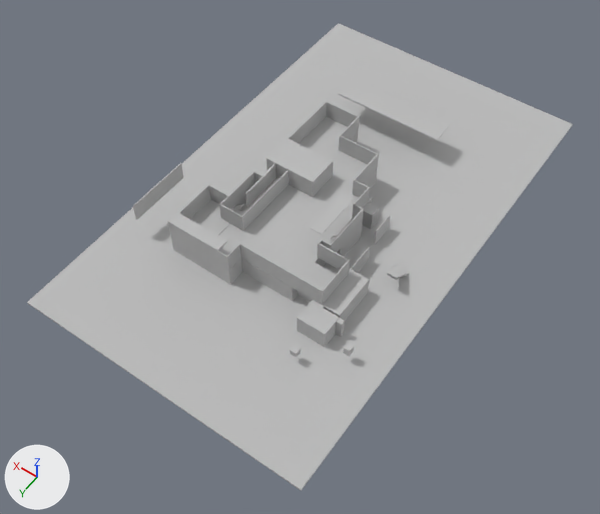
One commit to the OBJ model Assets/Props/building.obj: the scene before it, then after it.
Both versions are drawn from a 50 mm lens placed at (-51.0, 82.3, 99.1), pointed at (-4.8, 17.6, -2.5). Every picture has the same lights, and +X, +Y and +Z are marked at lower left. Where no turn or scale is listed for an object, it has been applied to the vertices. Vertices at the same position are counted once.

Names of what the first picture shows: 'building'.
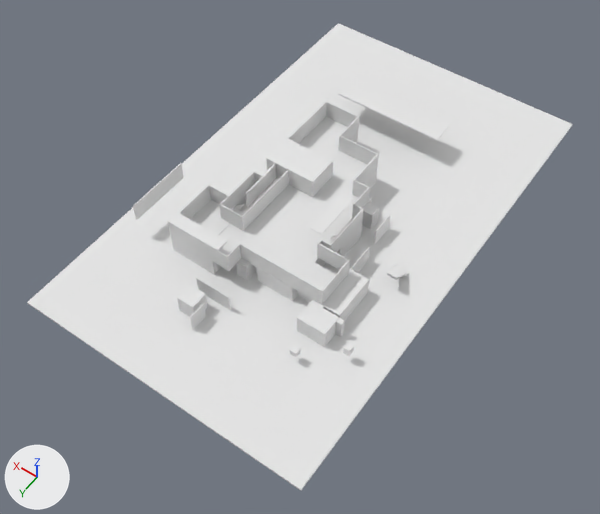
Location of each change, (x1, y1, x2, y2) in pixels of the pictures (600 x 514 px; the box of a moved part takes in the faces that stretch with it):
'building', recoloured, reshaped (grey to white)
    both: (27, 23, 573, 490)
part 1 of me_building, added
    after: (196, 277, 231, 310)
part 2 of me_building, added
    after: (190, 303, 206, 330)
part 3 of me_building, added
    after: (177, 285, 208, 317)
part 4 of me_building, added
    after: (236, 263, 256, 281)
part 5 of me_building, moved or reshaped
    before: (169, 135, 377, 284)
    after: (169, 135, 377, 275)

Edits to the bpy script that builds the scene:
```text
Change mat_initialshadinggroup:
    mat_initialshadinggroup.base_color: (0.5, 0.5, 0.5) -> (0.8, 0.8, 0.8)  # grey #bcbcbc -> white #e7e7e7
Change me_building:
    used by ob_building; location = (0.0, 0.0, 0.0)
    remove me_building.from_pydata(...)  # 2426 vertices, 1969 faces; spans x -27.4..21.2, y -31.6..49.0, z -0.1..7.8
    add me_building.from_pydata(...)  # 2499 vertices, 2029 faces; spans x -27.4..21.2, y -31.6..49.0, z -0.1..7.8
    me_building part 1: a new loose piece, a box spanning x -3.54..2.37, y 32.9..33.09, z 0.19..3.38, in mat_initialshadinggroup (white #e7e7e7)
    me_building part 2: a new loose piece, a box spanning x -1.35..-1.17, y 35.89..38.72, z 0.19..3.38, in mat_initialshadinggroup (white #e7e7e7)
    me_building part 3: a new loose piece, a box spanning x -0.5..2.4, y 34.5..37.3, z 0.2..3.4, in mat_initialshadinggroup (white #e7e7e7)
    me_building part 4: a new loose piece of 20 vertices spanning x -2.3..-0.4, y 25.5..27.5, z 0.2..3.4, in mat_initialshadinggroup (white #e7e7e7)
    me_building part 5
    25 vertices are removed from x -3.5..2.6, y 26.4..29.4, z 0.2..3.4
    249 faces are deleted
    11 vertices are added at x -2.3..2.4, y 26.6..29.4, z 0.2..3.5
    237 new faces join them
```
